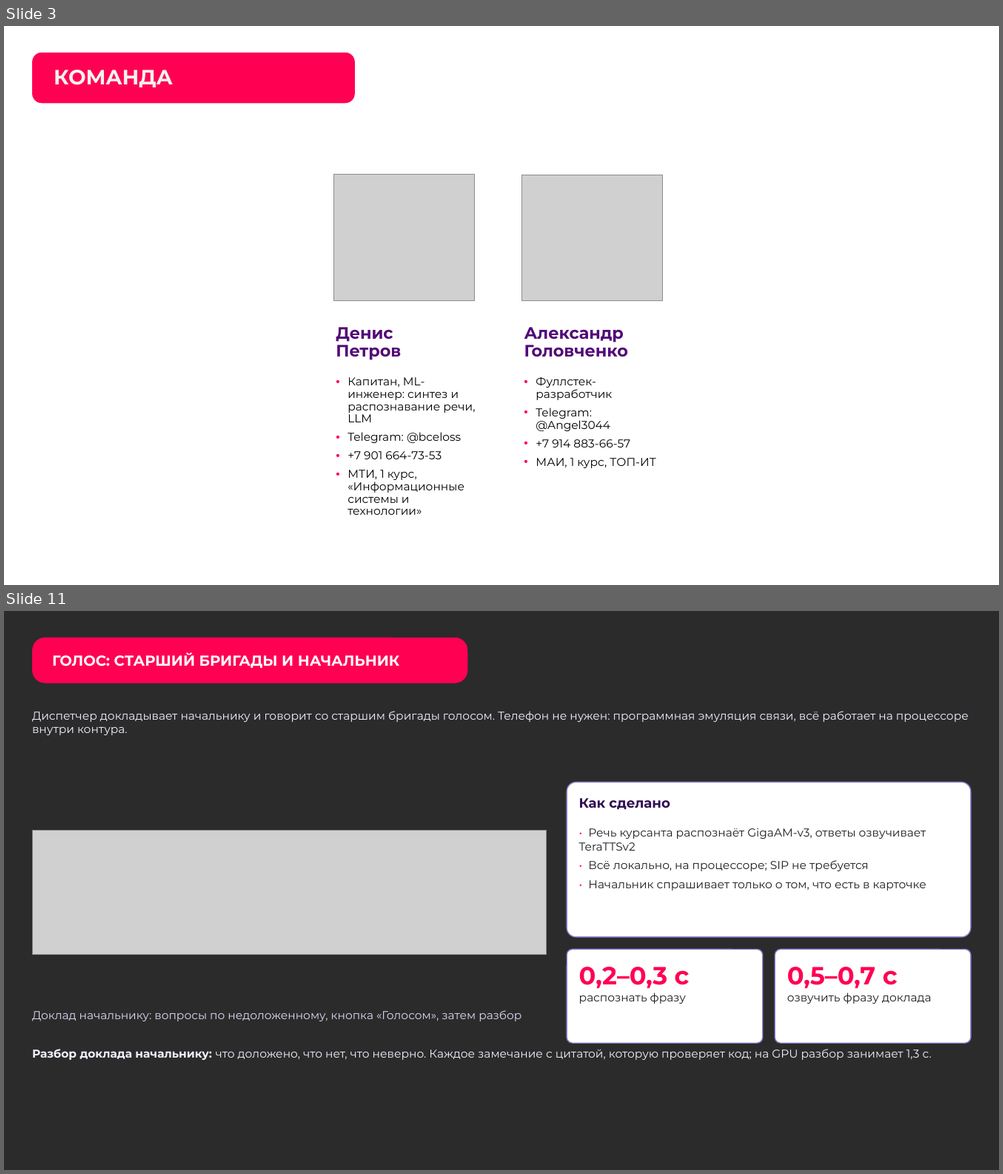
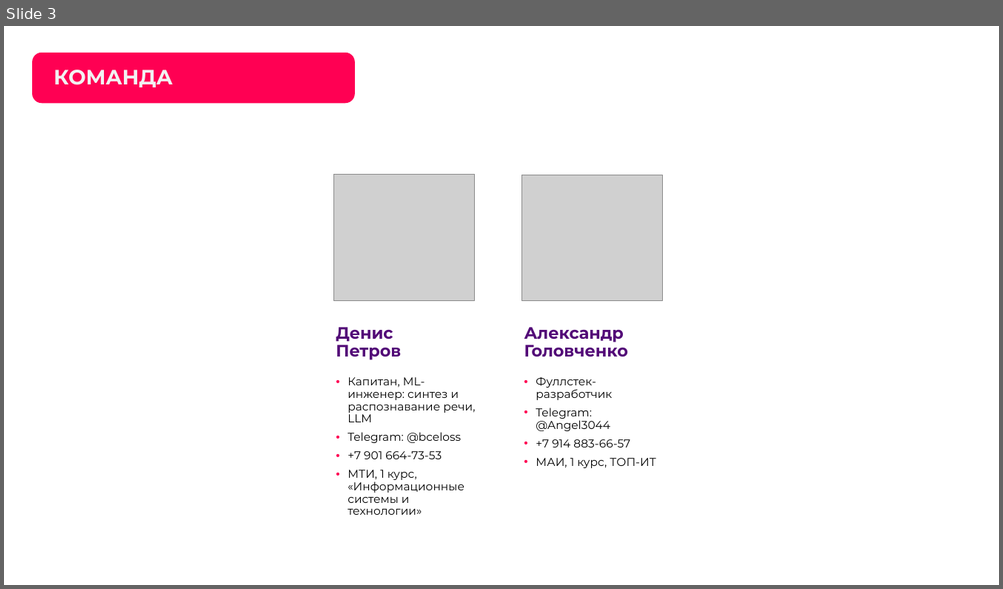
Before and after one commit to Den4ikAI/arm112-trainer, a slide deck: docs/презентация.pptx. Shown one above the other, each under a label of ours: slides 3 and 11 before the commit, slide 3 after it; the slides between them are not shown. The pictures are 1003x1174 and 1003x589 pixels, drawn with LibreOffice and Linux fonts; fonts in the diff are those of the drawing; grey boxes stand for pictures; background and template pictures are left out; a plain dark background stands for a picture behind light text. Boxes give left, top, right and bottom in pixels: in the first picture for what was removed or moved away, otherwise in the second. Text is boxed around its words. In the diff, an @@ line names an element or a change of style, - is before the commit and + after.

```diff
--- a/docs/презентация.pptx
+++ b/docs/презентация.pptx
@@ slide 11 removed at bbox=[4, 611, 999, 1170], background picture (left out) @@
@@ rounded rectangle removed at bbox=[32, 637, 468, 683] @@
-ГОЛОС: СТАРШИЙ БРИГАДЫ И НАЧАЛЬНИК
@@ text removed at bbox=[32, 711, 968, 735] @@
-Диспетчер докладывает начальнику и говорит со старшим бригады голосом. Телефон не нужен: программная эмуляция связи, всё работает на процессоре внутри контура.
@@ rounded rectangle removed at bbox=[566, 783, 970, 938] @@
@@ text removed at bbox=[579, 798, 670, 809] @@
-Как сделано
@@ picture removed at bbox=[32, 830, 546, 954] @@
@@ text removed at bbox=[579, 828, 926, 891] @@
-• Речь курсанта распознаёт GigaAM-v3, ответы озвучивает TeraTTSv2
-• Всё локально, на процессоре; SIP не требуется
-• Начальник спрашивает только о том, что есть в карточке
@@ rounded rectangle removed at bbox=[566, 950, 762, 1044] @@
@@ rounded rectangle removed at bbox=[775, 950, 970, 1044] @@
@@ text removed at bbox=[579, 967, 689, 989] @@
-0,2–0,3 с
@@ text removed at bbox=[787, 967, 897, 989] @@
-0,5–0,7 с
@@ text removed at bbox=[579, 993, 686, 1004] @@
-распознать фразу
@@ text removed at bbox=[787, 993, 931, 1004] @@
-озвучить фразу доклада
@@ text removed at bbox=[32, 1011, 521, 1022] @@
-Доклад начальнику: вопросы по недоложенному, кнопка «Голосом», затем разбор
@@ text removed at bbox=[32, 1049, 931, 1060] @@
-Разбор доклада начальнику: что доложено, что нет, что неверно. Каждое замечание с цитатой, которую проверяет код; на GPU разбор занимает 1,3 с.
```
Also in this commit, not shown: 5 slides changed, 11 slides added, 20 other slides removed, 14 other files.
